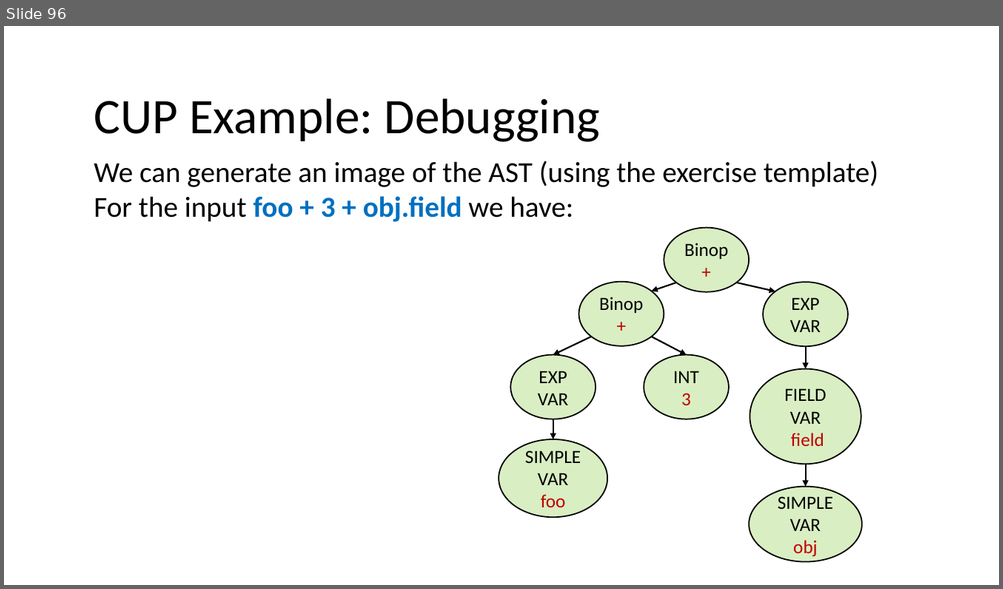
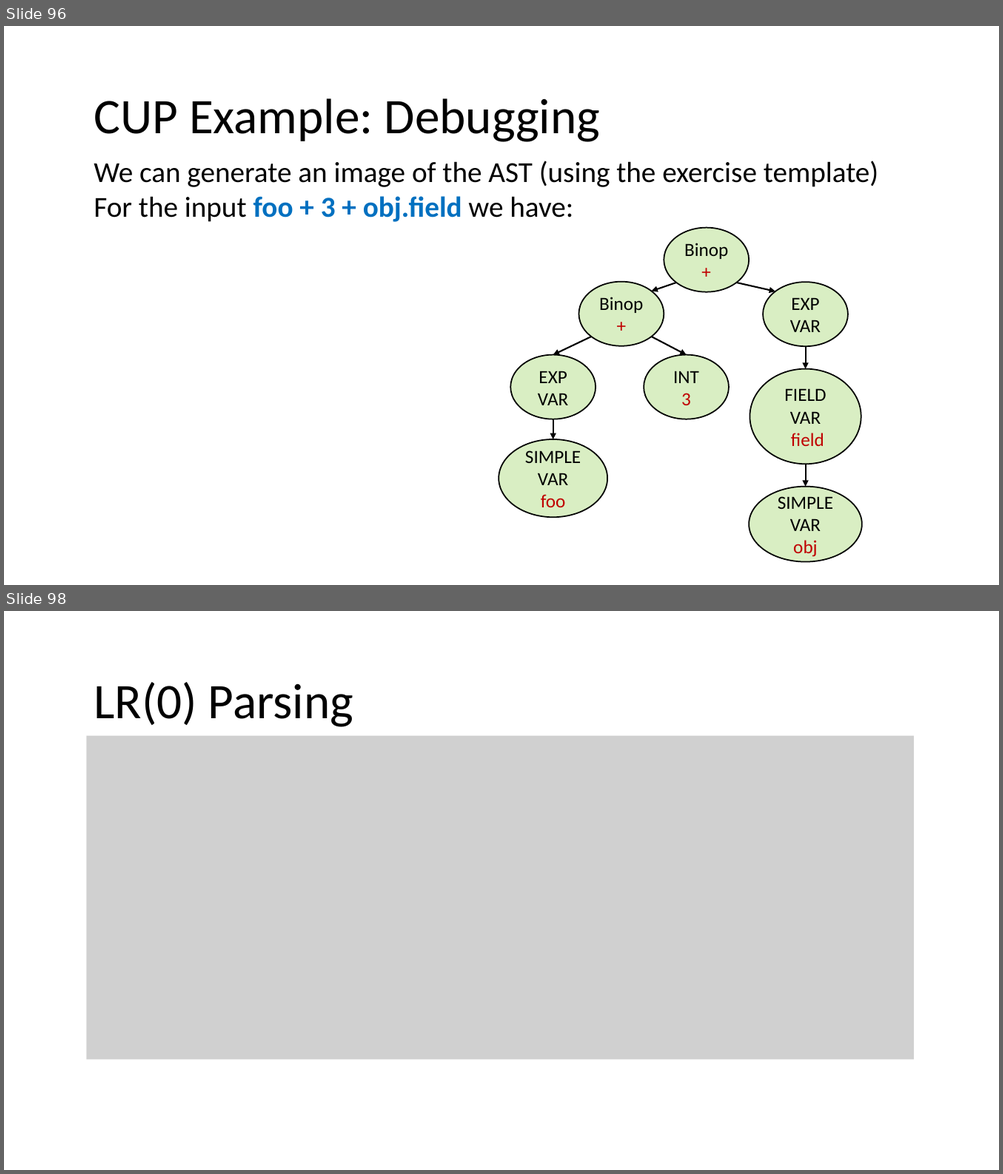
Before and after one commit to nivshani/compilation, a slide deck: slides/bottom_up_parsing.pptx. Shown one above the other, each under a label of ours: slide 96 before the commit, slides 96 and 98 after it; the slides between them are not shown. The pictures are 1003x589 and 1003x1174 pixels, drawn with LibreOffice and Linux fonts; fonts in the diff are those of the drawing; grey boxes stand for pictures. Boxes give left, top, right and bottom in pixels: in the first picture for what was removed or moved away, otherwise in the second. Text is boxed around its words. In the diff, an @@ line names an element or a change of style, - is before the commit and + after.

```diff
--- a/slides/bottom_up_parsing.pptx
+++ b/slides/bottom_up_parsing.pptx
@@ slide 98 added at (x1=4, y1=611, x2=999, y2=1170), background #FFFFFF @@
@@ text added at (x1=94, y1=682, x2=353, y2=727), 48 pt, text #000000 @@
+LR(0) Parsing
@@ picture added at (x1=87, y1=735, x2=914, y2=1059) @@
```
Also in this commit, not shown: 9 other slides added, 1 other file.
